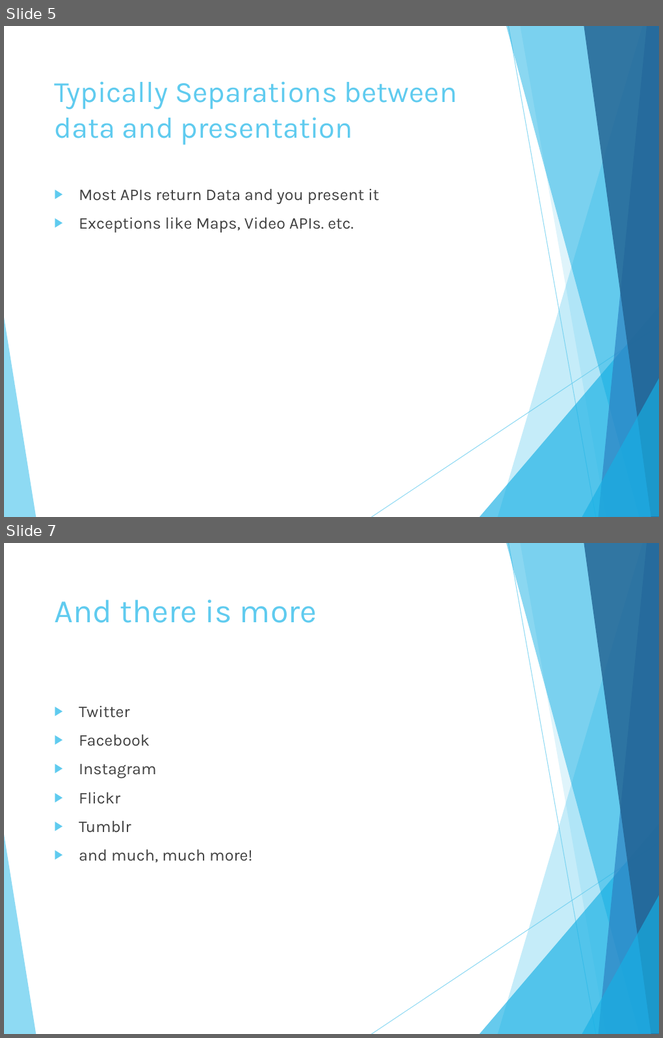
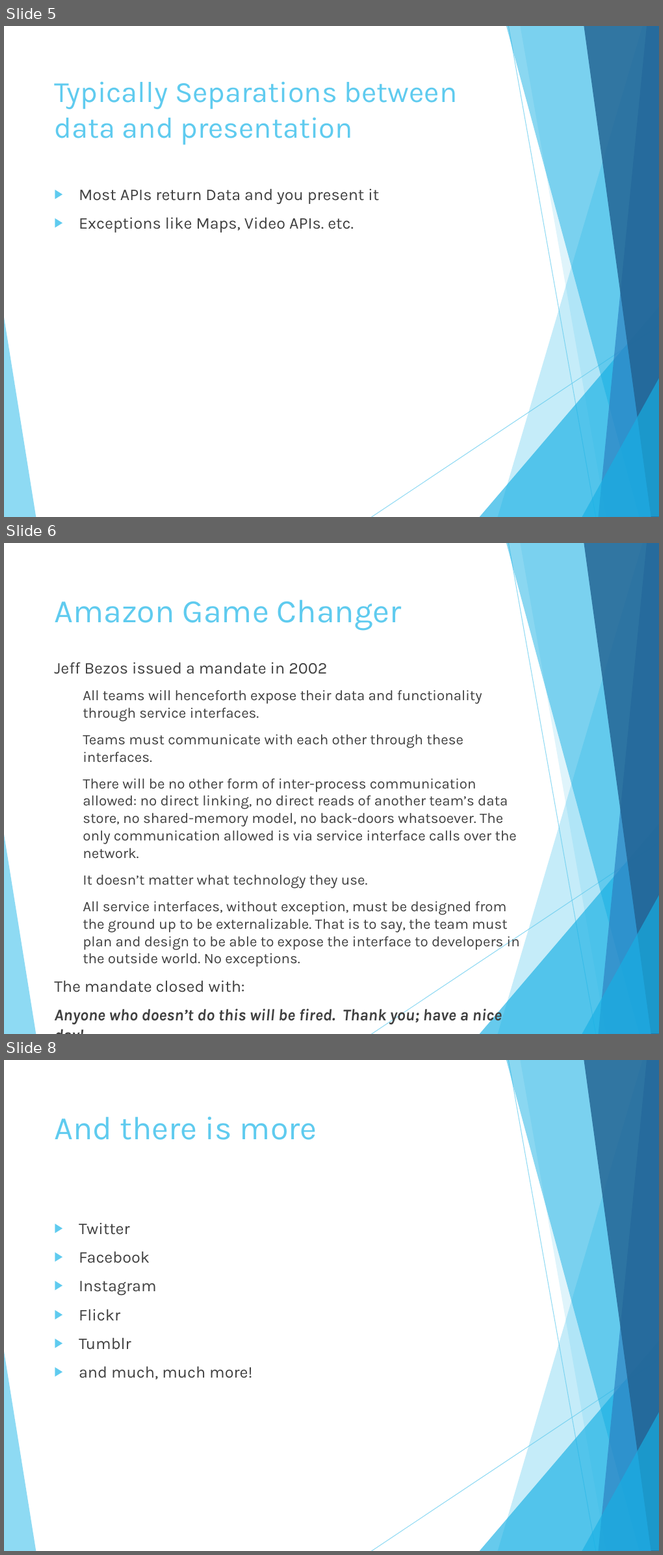
Before and after one commit to steven-king/mj487, a slide deck: Class20-APIs/Class20_apis.pptx. Shown one above the other, each under a label of ours: slides 5 and 7 before the commit, slides 5, 6 and 8 after it; the slides between them are not shown. The pictures are 663x1038 and 663x1555 pixels, drawn with LibreOffice and Linux fonts; fonts in the diff are those of the drawing. Boxes give left, top, right and bottom in pixels: in the first picture for what was removed or moved away, otherwise in the second. Text is boxed around its words. In the diff, an @@ line names an element or a change of style, - is before the commit and + after.

```diff
--- a/Class20-APIs/Class20_apis.pptx
+++ b/Class20-APIs/Class20_apis.pptx
@@ slide 6 added at bbox=[4, 543, 659, 1034], background #FFFFFF; not listed: 10 template elements that a slide beside it also shows @@
@@ title added at bbox=[54, 600, 402, 631], 36 pt, text #5FCBEF @@
+Amazon Game Changer
@@ text added at bbox=[54, 662, 520, 1025], 16 pt, text #404040 @@
+Jeff Bezos issued a mandate in 2002
+  All teams will henceforth expose their data and functionality through service interfaces.
+  Teams must communicate with each other through these interfaces.
+  There will be no other form of inter-process communication allowed: no direct linking, no direct reads of another team’s data store, no shared-memory model, no back-doors whatsoever. The only communication allowed is via service interface calls over the network.
+  It doesn’t matter what technology they use.
+  All service interfaces, without exception, must be designed from the ground up to be externalizable. That is to say, the team must plan and design to be able to expose the interface to developers in the outside world. No exceptions.
+The mandate closed with:
+Anyone who doesn’t do this will be fired. Thank you; have a nice day!
@@ what was slide 7 is now slide 8 @@
```
Also in this commit, not shown: 1 slide changed.
